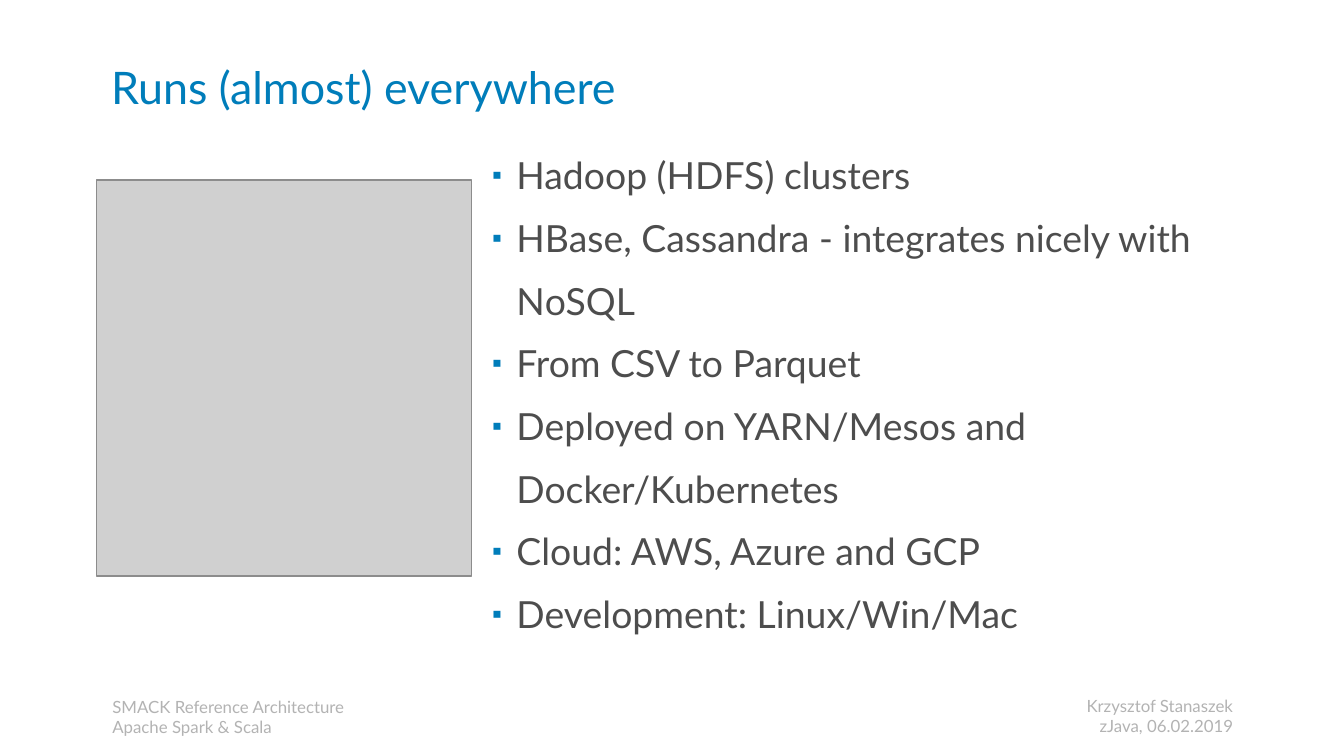
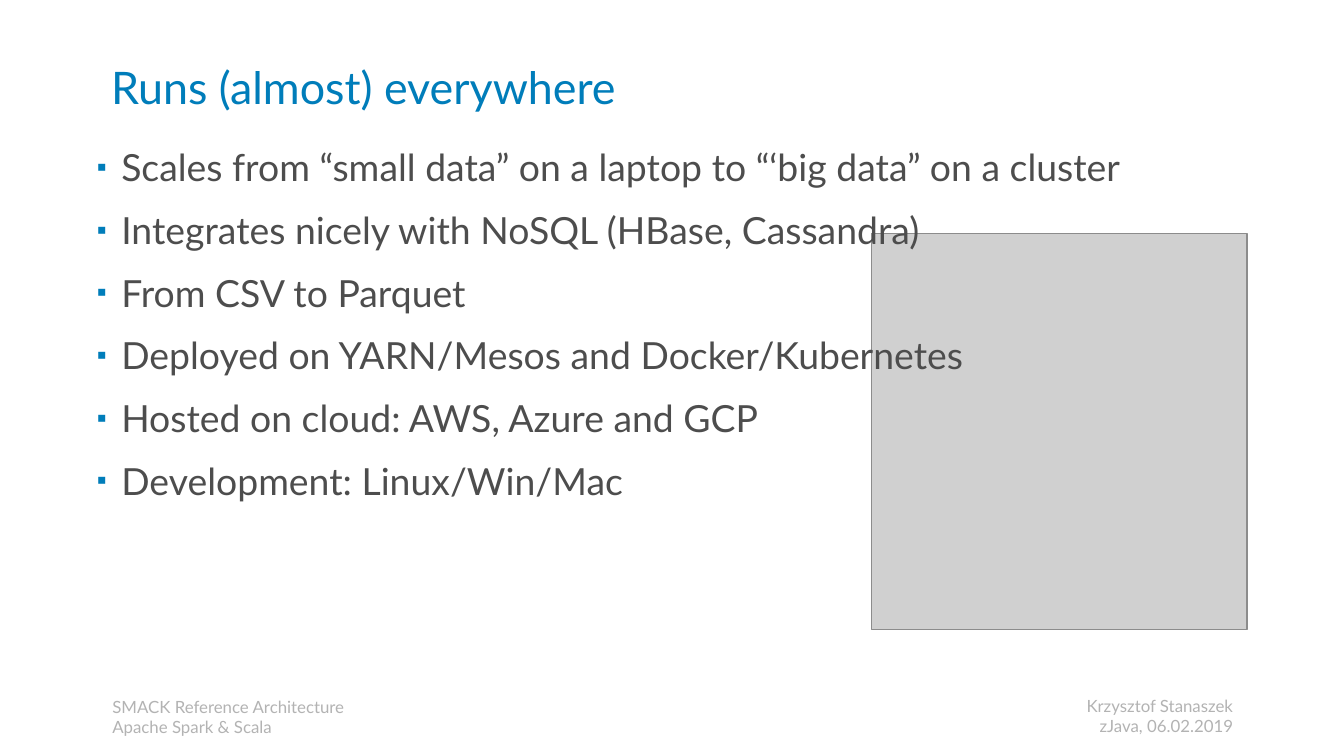
Before and after one commit to kstanaszek/SparkAndScalaInTandem, a slide deck: slide 7 of src/main/resources/slides.pptx. Drawn at 1344x756 pixels with LibreOffice and Linux fonts; fonts in the diff are those of the drawing; grey boxes stand for pictures. Boxes give left, top, right and bottom in pixels: in the first picture for what was removed or moved away, otherwise in the second. Text is boxed around its words. In the diff, an @@ line names an element or a change of style, - is before the commit and + after.

```diff
--- a/src/main/resources/slides.pptx
+++ b/src/main/resources/slides.pptx
@@ text "Scales from “small data” on ...": place and size @@
-text "Scales from “small data” on ..." at <box>516,160,1191,635</box>
+text "Scales from “small data” on ..." at <box>121,152,1120,502</box>
@@ text at <box>121,152,1120,252</box>: text changed @@
-▪ Hadoop (HDFS) clusters
-▪ HBase, Cassandra - integrates nicely with NoSQL
+▪ Scales from “small data” on a laptop to “‘big data” on a cluster
+▪ Integrates nicely with NoSQL (HBase, Cassandra)
@@ picture: place and size @@
-picture at <box>97,180,472,577</box>
+picture at <box>872,234,1247,630</box>
@@ text at <box>121,404,758,437</box>: text changed @@
-▪ Cloud: AWS, Azure and GCP
+▪ Hosted on cloud: AWS, Azure and GCP
```
Also in this commit, not shown: 3 other slides changed.
